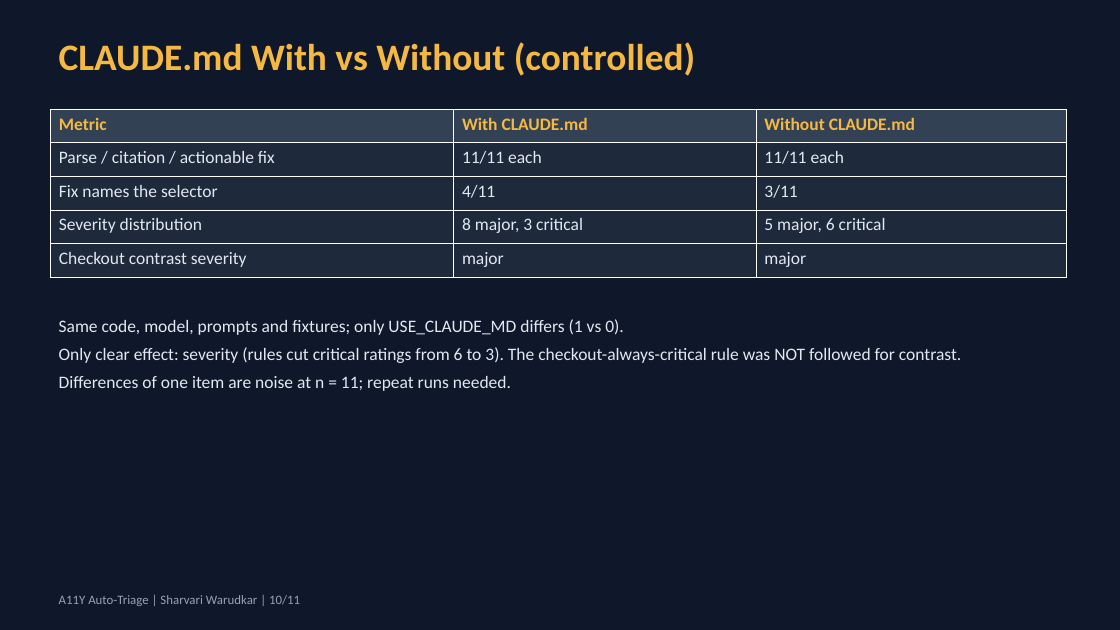
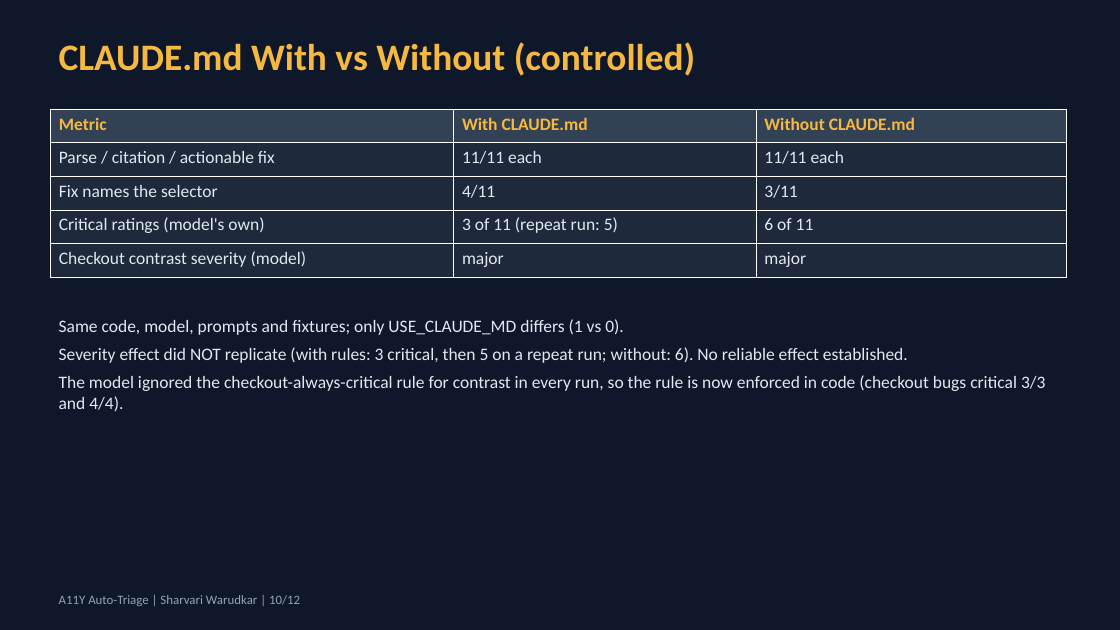
Before and after one commit to Sharvari-Warudkar/a11y-auto-triage, a slide deck: slide 10 of evidence/L1-a11y-auto-traige-presentation.pptx. Drawn at 1120x630 pixels with LibreOffice and Linux fonts; fonts in the diff are those of the drawing. Boxes give left, top, right and bottom in pixels: in the first picture for what was removed or moved away, otherwise in the second. Text is boxed around its words. In the diff, an @@ line names an element or a change of style, - is before the commit and + after.

```diff
--- a/evidence/L1-a11y-auto-traige-presentation.pptx
+++ b/evidence/L1-a11y-auto-traige-presentation.pptx
@@ table at [50,109,1067,277] @@
-row 4: Severity distribution | 8 major, 3 critical | 5 major, 6 critical
+row 4: Critical ratings (model's own) | 3 of 11 (repeat run: 5) | 6 of 11
-row 5, column 1: Checkout contrast severity
+row 5, column 1: Checkout contrast severity (model)
@@ text at [59,347,1045,411]: text changed @@
-Only clear effect: severity (rules cut critical ratings from 6 to 3). The checkout-always-critical rule was NOT followed for contrast.
-Differences of one item are noise at n = 11; repeat runs needed.
+Severity effect did NOT replicate (with rules: 3 critical, then 5 on a repeat run; without: 6). No reliable effect established.
+The model ignored the checkout-always-critical rule for contrast in every run, so the rule is now enforced in code (checkout bugs critical 3/3 and 4/4).
@@ text at [59,595,300,606]: text changed @@
-A11Y Auto-Triage | Sharvari Warudkar | 10/11
+A11Y Auto-Triage | Sharvari Warudkar | 10/12
```
Also in this commit, not shown: 9 other slides changed, 1 slide added, 33 other files.
